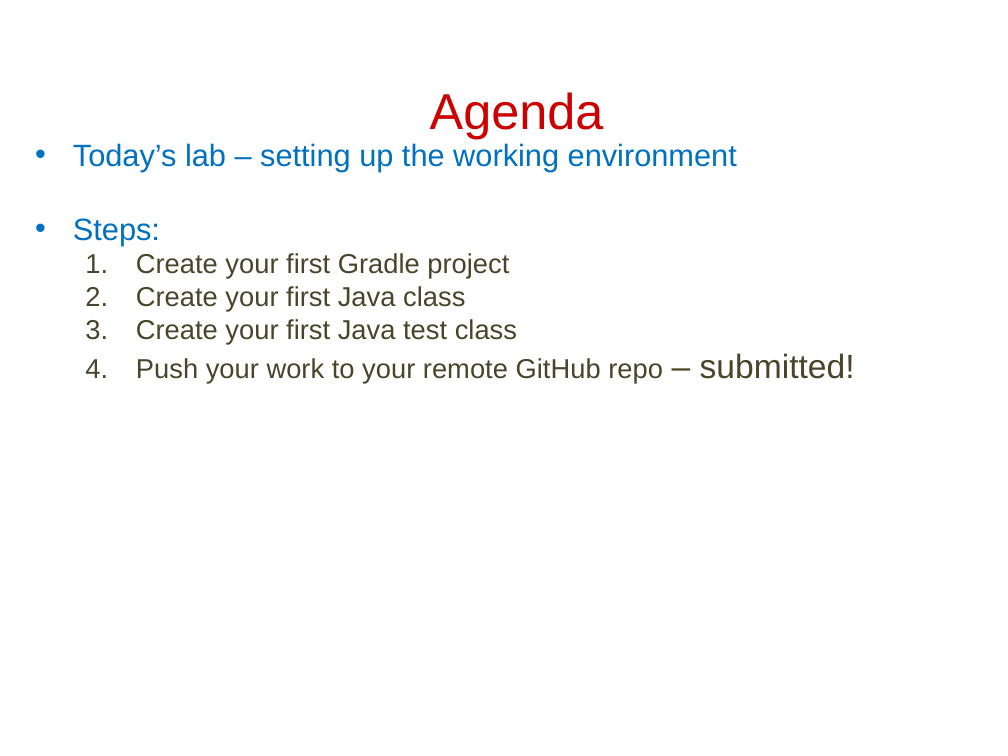
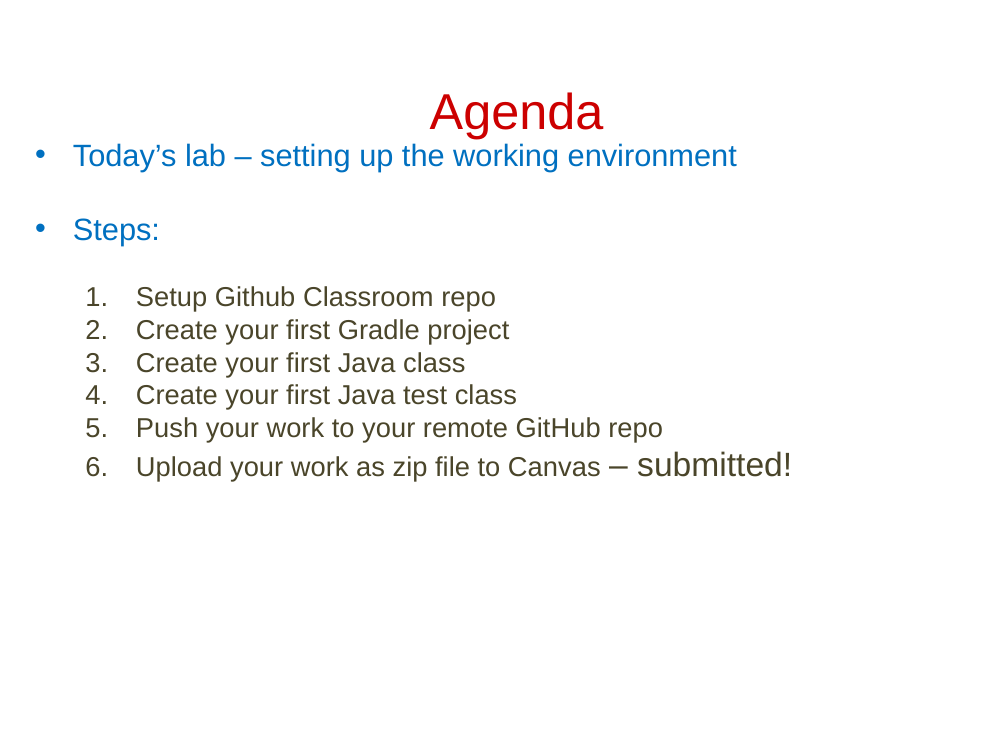
Before and after one commit to cgeeng/TeamActivities, a slide deck: slide 2 of Lab1/CS_5004_Lab1.pptx (slide 3 before the commit). Drawn at 1008x756 pixels with LibreOffice and Linux fonts; fonts in the diff are those of the drawing. Boxes give left, top, right and bottom in pixels: in the first picture for what was removed or moved away, otherwise in the second. Text is boxed around its words. In the diff, an @@ line names an element or a change of style, - is before the commit and + after.

Commit message:
pptx

```diff
--- a/Lab1/CS_5004_Lab1.pptx
+++ b/Lab1/CS_5004_Lab1.pptx
@@ text at [136,286,496,311]: paragraph added @@
+  1. Setup Github Classroom repo
@@ text at [136,417,792,481]: text changed @@
-  4. Push your work to your remote GitHub repo – submitted!
+  5. Push your work to your remote GitHub repo
+  6. Upload your work as zip file to Canvas – submitted!
```
Also in this commit, not shown: 1 slide added, 2 other files.
